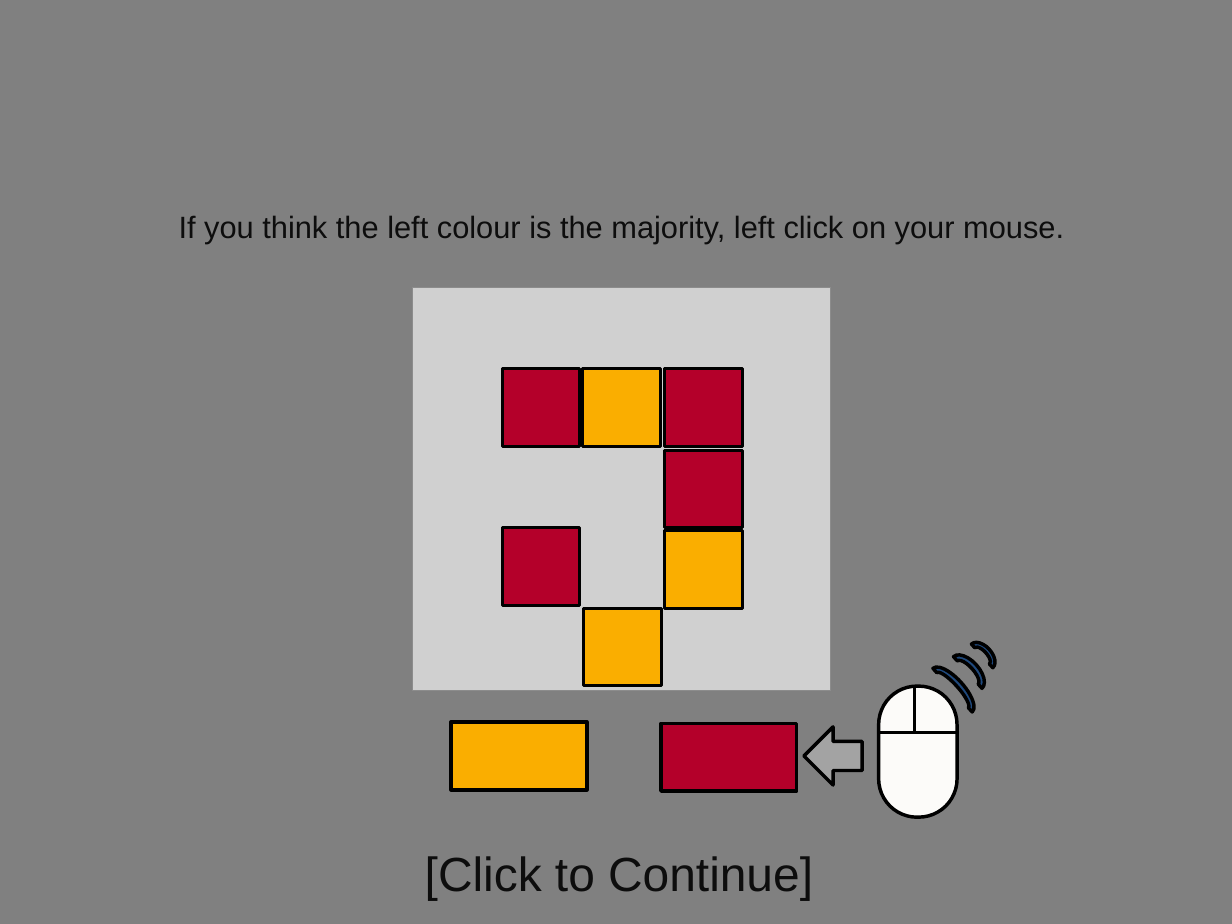
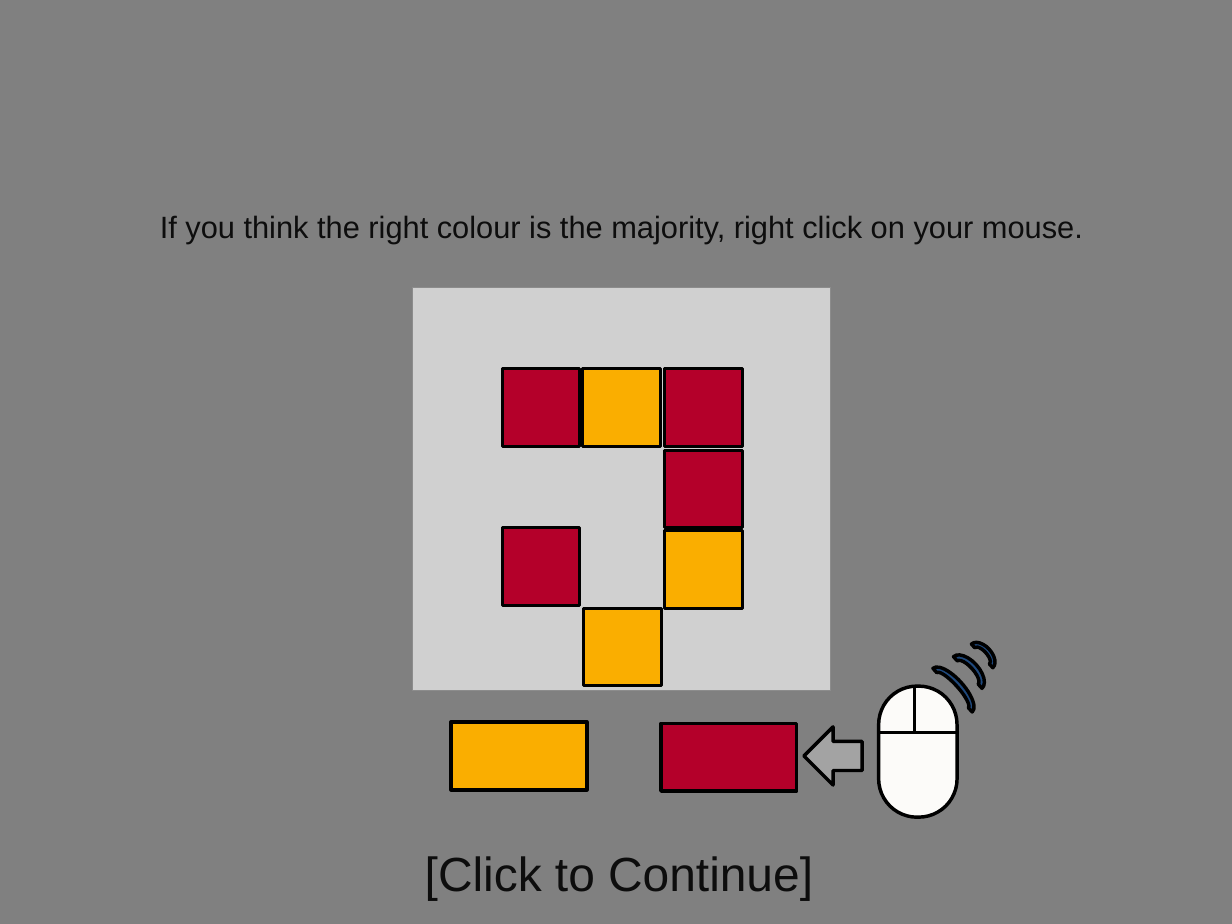
Before and after one commit to jasminetan6032/IST-EEG, a slide deck: slide 10 of Instructions/instructions.pptx. Drawn at 1232x924 pixels with LibreOffice and Linux fonts; fonts in the diff are those of the drawing; grey boxes stand for pictures. Boxes give left, top, right and bottom in pixels: in the first picture for what was removed or moved away, otherwise in the second. Text is boxed around its words. In the diff, an @@ line names an element or a change of style, - is before the commit and + after.

```diff
--- a/Instructions/instructions.pptx
+++ b/Instructions/instructions.pptx
@@ text at (x1=160, y1=216, x2=1083, y2=244): text changed @@
-If you think the left colour is the majority, left click on your mouse.
+If you think the right colour is the majority, right click on your mouse.
```
Also in this commit, not shown: 10 other files.
